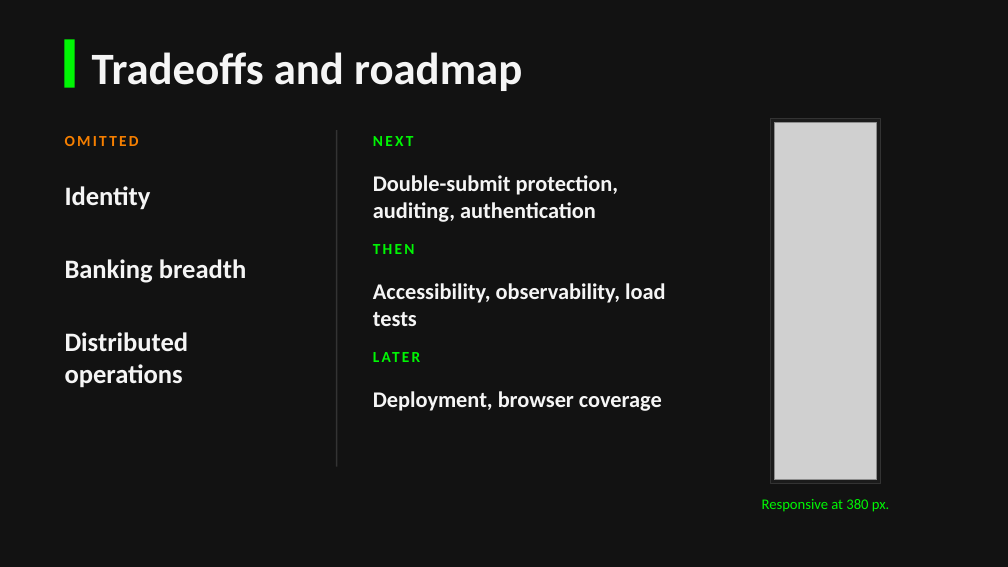
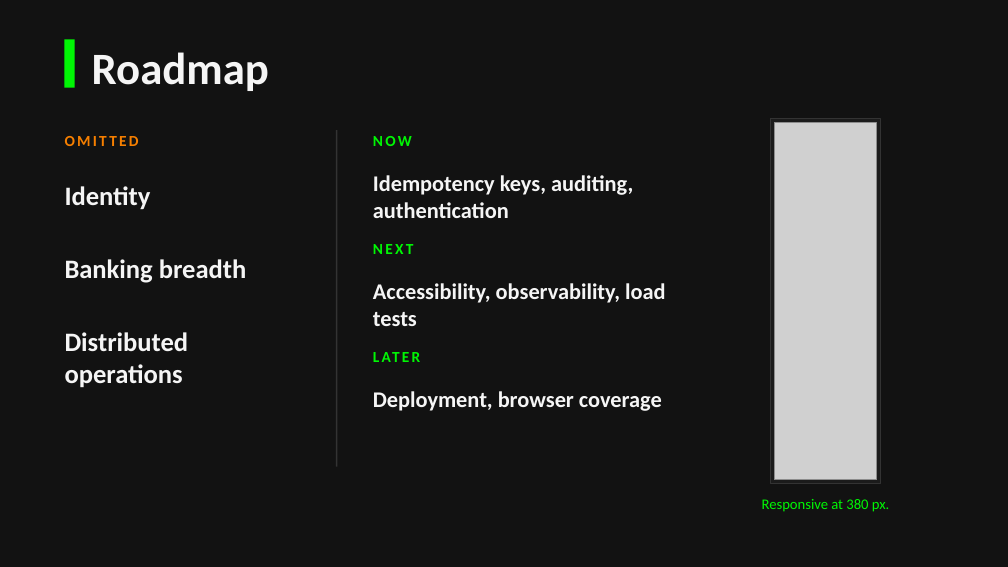
Before and after one commit to johndifini/atm, a slide deck: slide 7 of design/atm-deck.pptx. Drawn at 1008x567 pixels with LibreOffice and Linux fonts; fonts in the diff are those of the drawing; grey boxes stand for pictures. Boxes give left, top, right and bottom in pixels: in the first picture for what was removed or moved away, otherwise in the second. Text is boxed around its words. In the diff, an @@ line names an element or a change of style, - is before the commit and + after.

```diff
--- a/design/atm-deck.pptx
+++ b/design/atm-deck.pptx
@@ text at bbox=[92, 52, 269, 91]: text changed @@
-Tradeoffs and roadmap
+Roadmap
@@ text at bbox=[373, 136, 412, 146]: text changed @@
-NEXT
+NOW
@@ text at bbox=[373, 175, 633, 218]: text changed @@
-Double-submit protection, auditing, authentication
+Idempotency keys, auditing, authentication
@@ text at bbox=[373, 244, 413, 254]: text changed @@
-THEN
+NEXT
```
Also in this commit, not shown: 2 other files.
